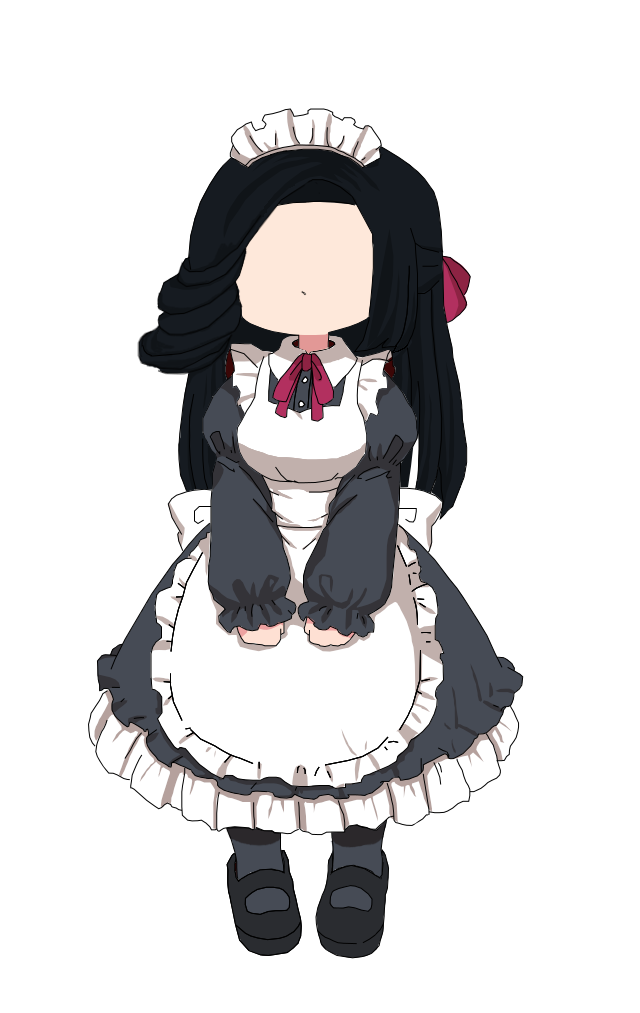
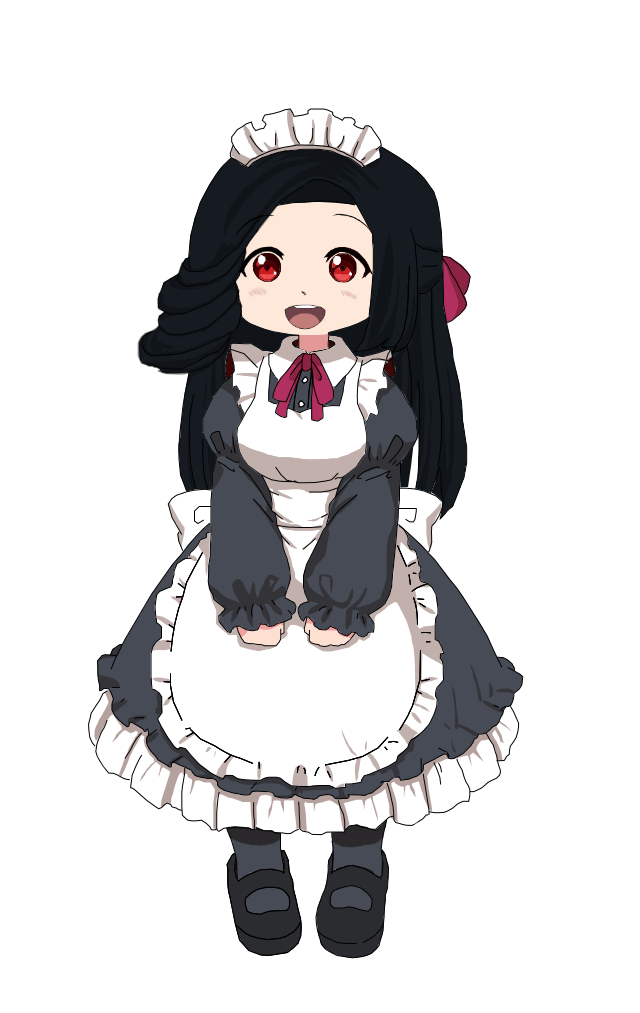
Comparing the layer stacks of the two 640×1013 images. Changes:
showed "cara normal.png", painted on it over [234, 213, 374, 330]
